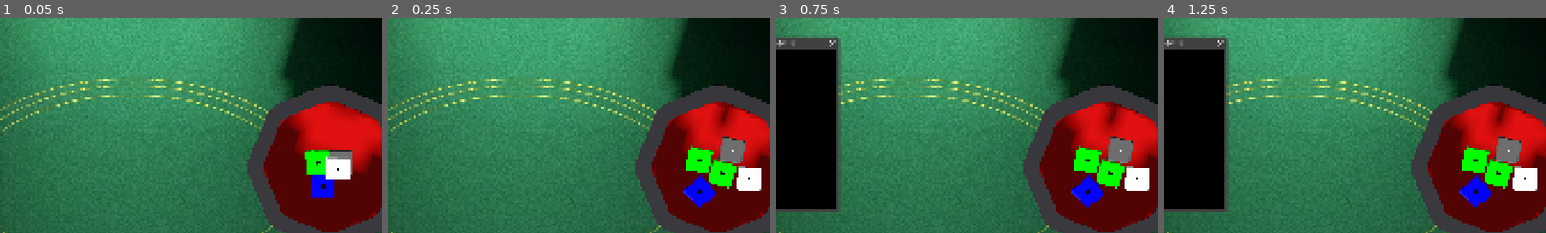
Above: before the commit, frames 1-4 (left to right).
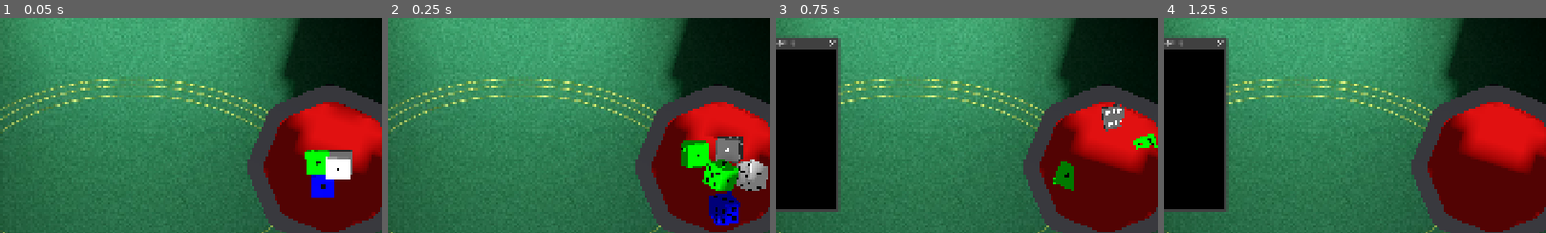
Above: after the commit, the same moments.

Repository: SangHyung-Jung/ColorDiceRollGame
Game: Godot game, scene res://main_screen.tscn
Same seed, same stepped clock (60 frames per second), same inputs: the game is played once before the commit and once after it.
Inputs:
- Up to frame 1 (0.05 s): no input
- Up to frame 2 (0.25 s): no input
- Up to frame 3 (0.75 s): click "주사위 주머니 보기" at 0.5 s
- Up to frame 4 (1.25 s): no input
The pictures show only the part of the screen within x 50-100%, y 24-74%; the shares and areas given below are measured in that part.

Frame 1 is identical in both runs. In frame 2, 5.2% of the frame differs, in the area x 76-100%, y 39-97%; in frame 3, 5.0%; in frame 4, 4.1%.

Commit message:
cup ceiling disable/enable

Diff:
--- a/main_screen.gd
+++ b/main_screen.gd
@@ -85,7 +85,9 @@
 	# dice_spawner 초기화 시 runtime_container 대신 world_3d를 넘겨줌
 	dice_spawner.initialize(cup, world_3d)
 	_invest_initial_dice()
-	_spawn_initial_dice()
+	cup._set_ceiling_collision(false)
+	await _spawn_initial_dice()
+	cup._set_ceiling_collision(true)
 
 # UI 버전의 3D 투자 주사위 표시 로직과 에셋 버전의 주사위 생성 로직을 병합
 func _invest_initial_dice() -> void:
@@ -125,7 +127,7 @@
 		push_error("Bag empty at init")
 		return
 	var dice_colors = dice_spawner.create_dice_colors_from_bag(game_manager.bag, GameConstants.HAND_SIZE)
-	dice_spawner.reset_and_spawn_all_dice(dice_colors)
+	await dice_spawner.reset_and_spawn_all_dice(dice_colors)
 	var keys = []
 	for color in dice_colors:
 		for color_key in GameConstants.BAG_COLOR_MAP:
--- a/scripts/components/cup.gd
+++ b/scripts/components/cup.gd
@@ -50,10 +50,6 @@
 		var collision_shape = cup_ceiling_collision.get_node("CollisionShape3D")
 		collision_shape.disabled = not enabled
 		print("컵 천장 충돌: ", "활성화" if enabled else "비활성화")
-
-## 주사위 생성이 시작될 때 천장 활성화
-func enable_ceiling_for_spawn() -> void:
-	_set_ceiling_collision(true)
 
 ## 매 프레임마다 흔들기 애니메이션 처리
 func _process(delta: float) -> void:
